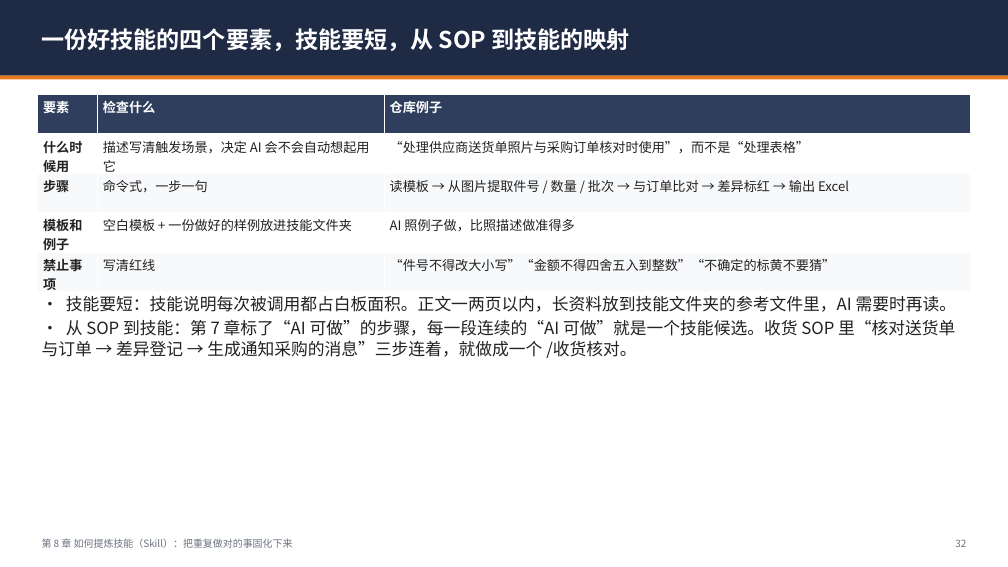
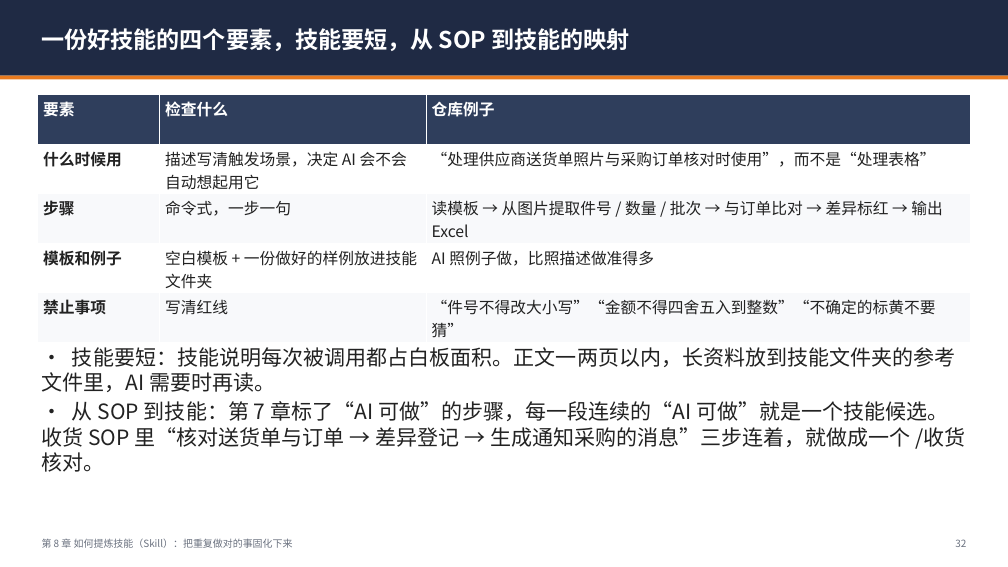
Before and after one commit to leiw92706436-del/codex-dual-engine-lite, a slide deck: slide 32 of docs/workbuddy-guide/WorkBuddy仓库主管上手手册.pptx. Drawn at 1008x567 pixels with LibreOffice and Linux fonts; fonts in the diff are those of the drawing. Boxes give left, top, right and bottom in pixels: in the first picture for what was removed or moved away, otherwise in the second. Text is boxed around its words. In the diff, an @@ line names an element or a change of style, - is before the commit and + after.

```diff
--- a/docs/workbuddy-guide/WorkBuddy仓库主管上手手册.pptx
+++ b/docs/workbuddy-guide/WorkBuddy仓库主管上手手册.pptx
@@ table at [38, 95, 970, 342] @@
@@ size 12.5 to 15 pt @@
@@ text "• 技能要短：技能说明每次被调用都占白板面积。正文一两页以内，长资料放到技能文件夹的参考文件里，AI 需要时再读。": place and size @@
-text "• 技能要短：技能说明每次被调用都占白板面积。正文一两页以内，长资料放到技能文件夹的参考文件里，AI 需要时再读。" at [42, 296, 957, 358]
+text "• 技能要短：技能说明每次被调用都占白板面积。正文一两页以内，长资料放到技能文件夹的参考文件里，AI 需要时再读。" at [42, 347, 966, 472]
@@ text "• 技能要短：技能说明每次被调用都占白板面积。正文一两页以内，长资料放到技能文件夹的参考文件里，AI 需要时再读。" at [42, 347, 966, 472]: size 16 to 20 pt @@
```
Also in this commit, not shown: 32 other slides changed, 3 other files.
